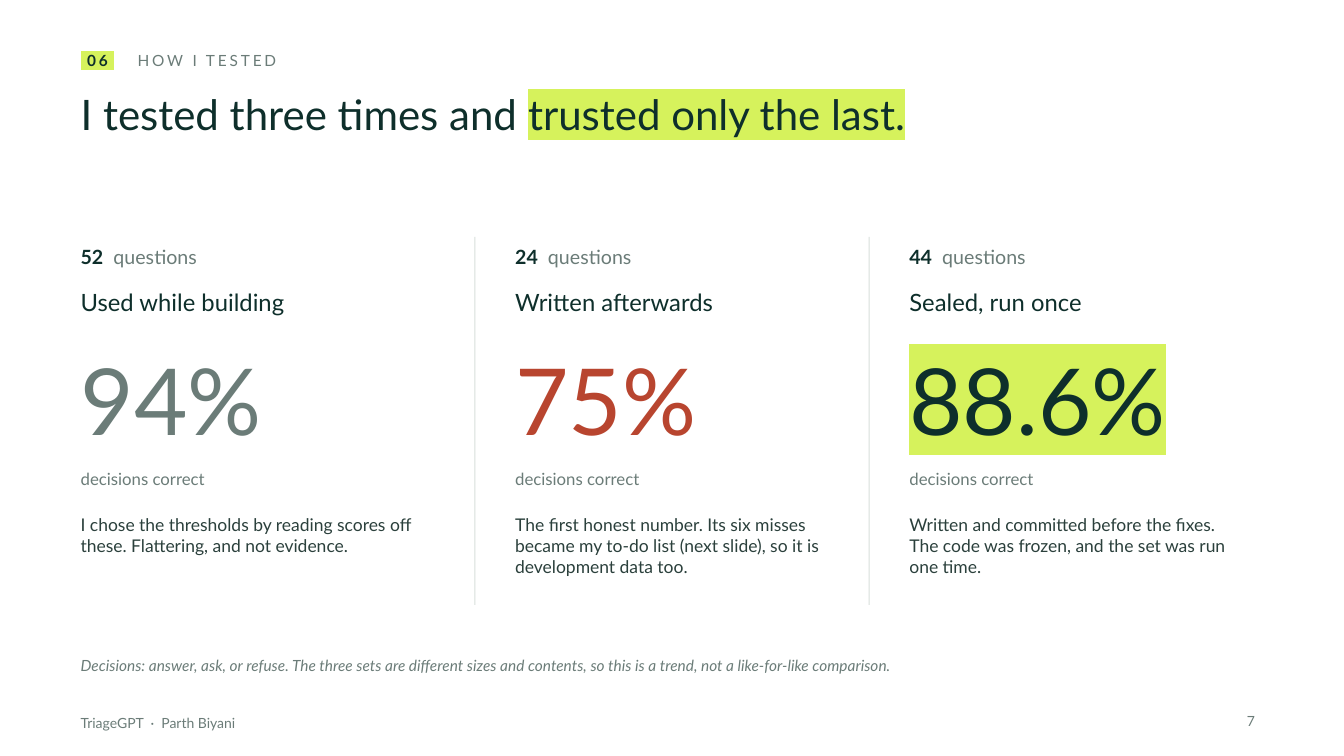
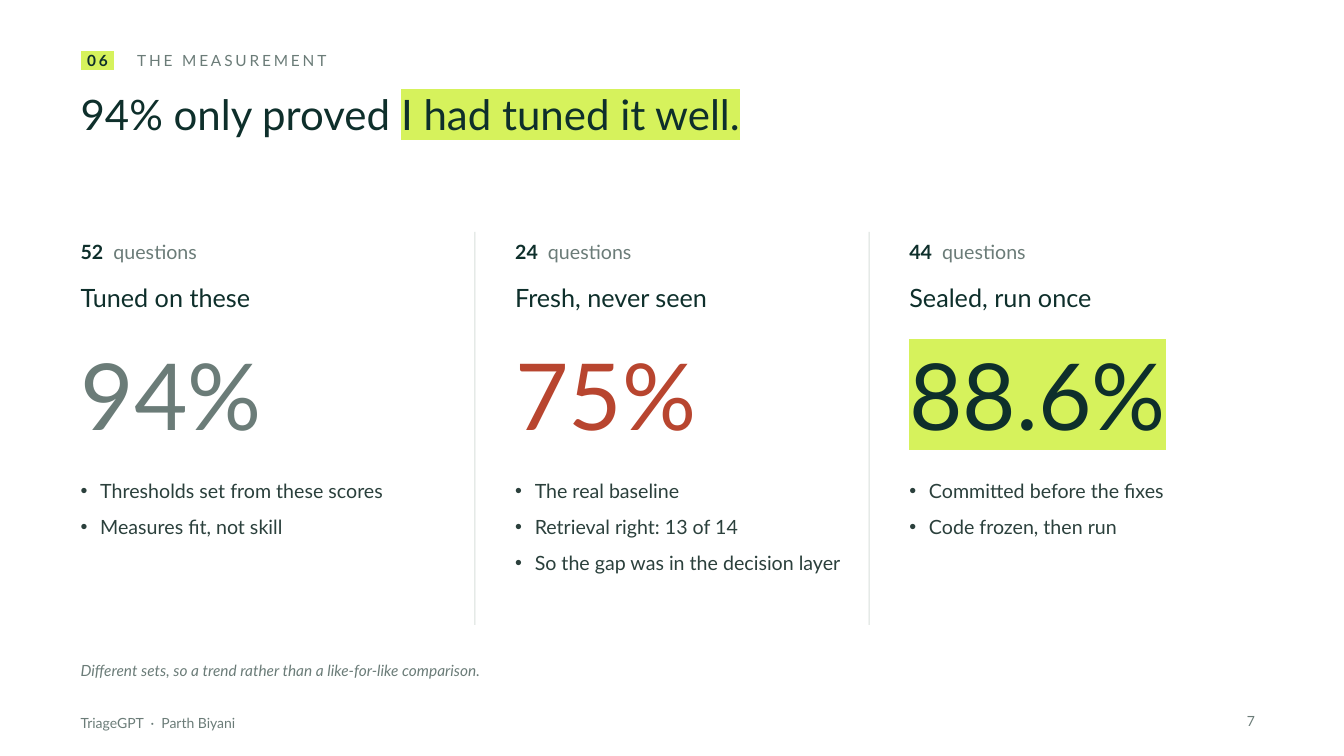
Before and after one commit to ParthBiyani/AI-Troubleshooting-Assistant, a slide deck: slide 7 of docs/presentation/TriageGPT_deck.pptx. Drawn at 1344x756 pixels with LibreOffice and Linux fonts; fonts in the diff are those of the drawing. Boxes give left, top, right and bottom in pixels: in the first picture for what was removed or moved away, otherwise in the second. Text is boxed around its words. In the diff, an @@ line names an element or a change of style, - is before the commit and + after.

Commit message:
docs: rebuild the deck around the measurement and fix story, pointers only

```diff
--- a/docs/presentation/TriageGPT_deck.pptx
+++ b/docs/presentation/TriageGPT_deck.pptx
@@ text at bbox=[87, 54, 326, 66]: text changed @@
-06 HOW I TESTED
+06 THE MEASUREMENT
@@ title at bbox=[81, 99, 740, 138]: text changed @@
-I tested three times and trusted only the last.
+94% only proved I had tuned it well.
@@ line moved from (475, 237) - (475, 605) to (475, 232) - (475, 625) @@
@@ line moved from (869, 237) - (869, 605) to (869, 232) - (869, 625) @@
@@ text at bbox=[81, 288, 251, 308]: text changed; size 17 to 18 pt @@
-Used while building
+Tuned on these
@@ text removed at bbox=[515, 293, 713, 311] @@
-Written afterwards
@@ text added at bbox=[515, 288, 707, 310], 18 pt, text #0E2F2B @@
+Fresh, never seen
@@ text "Sealed, run once" at bbox=[909, 288, 1091, 310]: size 17 to 18 pt @@
@@ 6 texts: place and size @@
-6 texts at bbox=[81, 249, 1166, 436]
+6 texts at bbox=[81, 244, 1166, 431]
@@ text "Thresholds set from these scores" at bbox=[100, 483, 382, 537]: vertical alignment middle to top @@
@@ text removed at bbox=[515, 472, 639, 485] @@
-decisions correct
@@ text removed at bbox=[909, 472, 1033, 485] @@
-decisions correct
@@ text at bbox=[100, 483, 382, 537]: text changed; size 12 to 14 pt; text colour #6B7C78 to #2B403C @@
-decisions correct
+• Thresholds set from these scores
+• Measures fit, not skill
@@ text added at bbox=[535, 483, 841, 574], 14 pt, text #2B403C @@
+• The real baseline
+• Retrieval right: 13 of 14
+• So the gap was in the decision layer
@@ text at bbox=[929, 483, 1163, 537]: text changed; size 12.5 to 14 pt @@
-Written and committed before the fixes. The code was frozen, and the set was run one time.
+• Committed before the fixes
+• Code frozen, then run
@@ text removed at bbox=[81, 518, 411, 555] @@
-I chose the thresholds by reading scores off these. Flattering, and not evidence.
@@ text removed at bbox=[515, 518, 819, 576] @@
-The first honest number. Its six misses became my to-do list (next slide), so it is development data too.
@@ text at bbox=[81, 664, 480, 679]: text changed @@
-Decisions: answer, ask, or refuse. The three sets are different sizes and contents, so this is a trend, not a like-for-like comparison.
+Different sets, so a trend rather than a like-for-like comparison.
```
Also in this commit, not shown: 12 other slides changed, 1 slide added, 1 slide removed.
